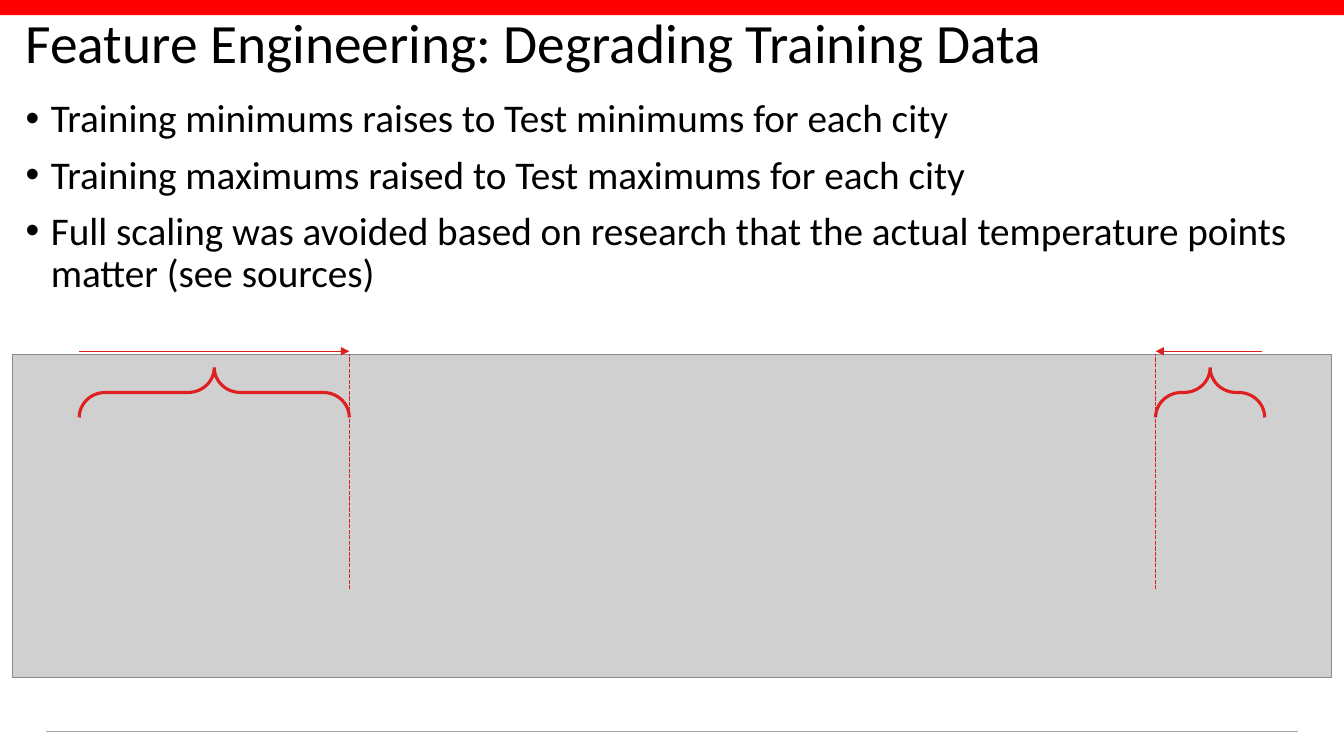
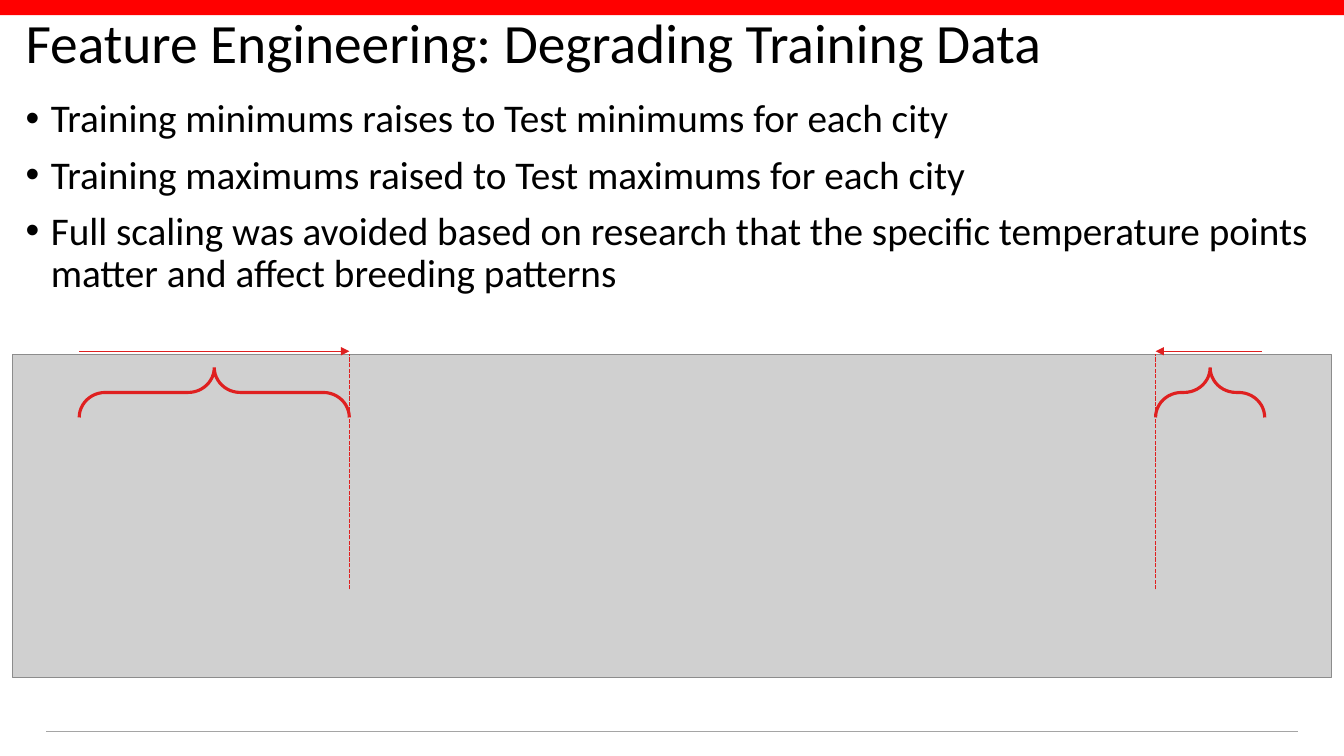
Before and after one commit to conditg/deng-ai, a slide deck: slide 6 of DengAI.pptx. Drawn at 1344x756 pixels with LibreOffice and Linux fonts; fonts in the diff are those of the drawing; grey boxes stand for pictures; background and template pictures are left out. Boxes give left, top, right and bottom in pixels: in the first picture for what was removed or moved away, otherwise in the second. Text is boxed around its words. In the diff, an @@ line names an element or a change of style, - is before the commit and + after.

Commit message:
presentation

```diff
--- a/DengAI.pptx
+++ b/DengAI.pptx
@@ text at (x1=51, y1=217, x2=1308, y2=294): text changed @@
-• Full scaling was avoided based on research that the actual temperature points matter (see sources)
+• Full scaling was avoided based on research that the specific temperature points matter and affect breeding patterns
```
